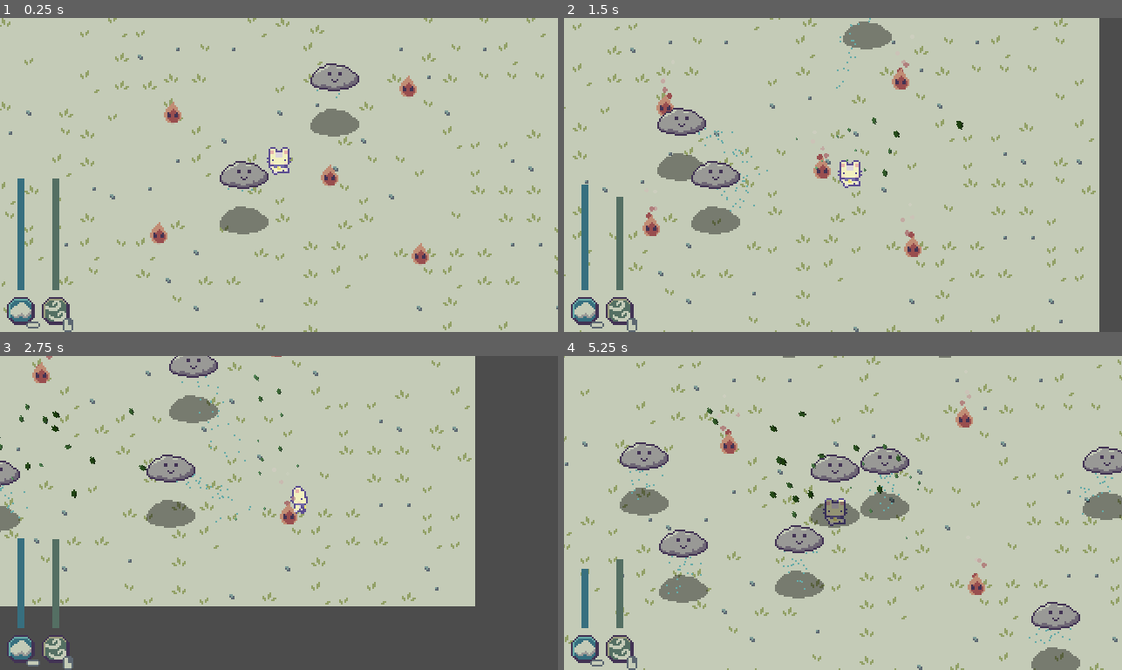
Above: before the commit, frames 1-4 (two rows, left to right).
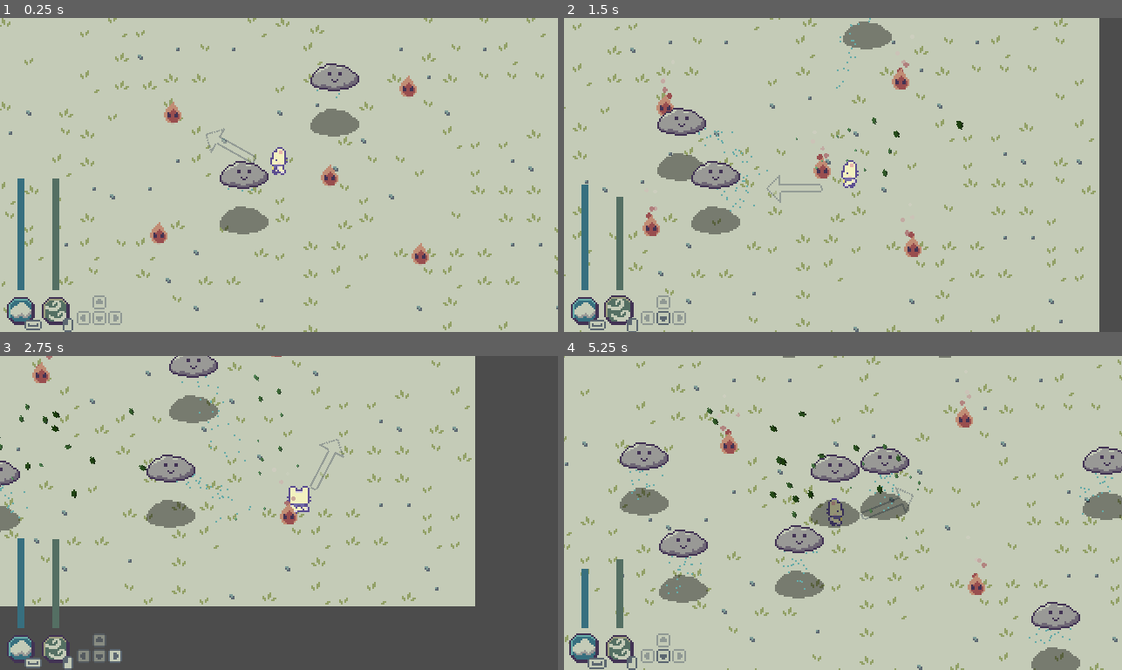
Above: after the commit, the same moments.

Repository: Boyquotes/cloud-keeper
Game: Godot game, scene res://Main.tscn
The game is run twice, just before and just after one commit, with the same random seed, the same clock (stepped at 60 frames per second) and the same inputs.
Inputs (mouse positions are in pixels of both pictures, inside the frame that each line leads up to):
- Up to frame 1 (0.25 s): no input
- Up to frame 2 (1.5 s): move the mouse to (965, 159) at 0.52 s; hold D (move_right) 0.53-1.28 s; tap Space (spawn_cloud) at 0.6 s; click (965, 159) at 0.8 s; move the mouse to (731, 190) at 1.27 s; hold S (move_down) from 1.28 s (still down); click (731, 190) at 1.35 s
- Up to frame 3 (2.75 s): tap Space (spawn_cloud) at 1.55, 2.1 s; move the mouse to (334, 443) at 2.02 s; release S (move_down) at 2.03 s; hold D (move_right) from 2.03 s (still down); click (334, 443) at 2.3 s
- Up to frame 4 (5.25 s): move the mouse to (815, 575) at 2.77 s; release D (move_right) at 2.78 s; hold W (move_up) 2.78-3.53 s; click (815, 575) at 2.85 s; tap Space (spawn_cloud) at 3.05, 3.6, 4.55, 5.1 s; move the mouse to (1010, 560) at 3.52 s; hold A (move_left) 3.53-5.03 s; click (1010, 560) at 3.8 s; move the mouse to (675, 465) at 4.27 s; click (675, 465) at 4.35 s; move the mouse to (870, 513) at 5.02 s; hold S (move_down) from 5.03 s (still down)

The runs differ from the first frame. In frame 1, 0.7% of the frame differs, in the area x 4-53%, y 35-100%; in frame 2, 0.9%, in the area x 4-54%, y 45-100%; in frame 3, 0.7%; in frame 4, 0.8%.

Commit message:
Added some ui animations for input feedback

Diff:
--- a/src/scenes/player/Player.gd
+++ b/src/scenes/player/Player.gd
@@ -29,29 +29,21 @@
 
 func update_aim_direction():
 	aim_direction = global_position.direction_to(get_global_mouse_position())
-	match aim_direction:
-		Vector2.DOWN:
-			animation_player.play("move_down")
-		Vector2.UP:
-			animation_player.play("move_up")
-		Vector2.RIGHT:
+	if aim_direction.y > 0.5:
+		animation_player.play("move_down")
+	elif aim_direction.y > -0.5:
+		if aim_direction.x > 0:
 			animation_player.play("move_right")
-		Vector2.LEFT:
+		else:
 			animation_player.play("move_left")
+	else:
+		animation_player.play("move_up")
 	wind_area.rotate(wind_area.get_angle_to(get_global_mouse_position()))
 	var angle = pivot.transform.x.angle_to(aim_direction)
 	pivot.rotate(angle - PI / 2)
 
 func move_player(delta: float):
 	direction = get_input_vector()
-	if direction == Vector2.UP:
-		animation_player.play("move_up")
-	elif direction == Vector2.DOWN:
-		animation_player.play("move_down")
-	elif direction == Vector2.LEFT:
-		animation_player.play("move_left")
-	elif direction == Vector2.RIGHT:
-		animation_player.play("move_right")
 	velocity = get_input_velocity(direction, delta)
 	velocity = move_and_slide(velocity)
 
--- a/src/scenes/player/WindArea.tscn
+++ b/src/scenes/player/WindArea.tscn
@@ -1,6 +1,7 @@
-[gd_scene load_steps=3 format=2]
+[gd_scene load_steps=4 format=2]
 
 [ext_resource path="res://scenes/player/WindArea.gd" type="Script" id=1]
+[ext_resource path="res://scenes/player/wind_arrow.png" type="Texture" id=2]
 
 [sub_resource type="CapsuleShape2D" id=1]
 radius = 30.0
@@ -13,6 +14,11 @@
 script = ExtResource( 1 )
 
 [node name="CollisionShape2D" type="CollisionShape2D" parent="."]
-position = Vector2( 50, 1 )
+position = Vector2( 50, 0 )
 rotation = 1.5708
 shape = SubResource( 1 )
+
+[node name="WindArrow" type="Sprite" parent="."]
+self_modulate = Color( 1, 1, 1, 0.470588 )
+position = Vector2( 32, 0 )
+texture = ExtResource( 2 )
--- a/src/ui/HUD.gd
+++ b/src/ui/HUD.gd
@@ -2,10 +2,38 @@
 
 onready var cloud_bar: TextureProgress = $"%CloudBar"
 onready var wind_bar: TextureProgress = $"%WindBar"
+onready var up_input: TextureRect = $"%UpInput"
+onready var left_input: TextureRect = $"%LeftInput"
+onready var down_input: TextureRect = $"%DownInput"
+onready var right_input: TextureRect = $"%RightInput"
+onready var cloud_icon: TextureRect = $"%CloudIcon"
+onready var wind_icon: TextureRect = $"%WindIcon"
+onready var cloud_tween: Tween = $"%CloudTween"
+onready var wind_tween: Tween = $"%WindTween"
 
 func _ready() -> void:
 	EventBus.connect("cloud_energy_updated", self, "_on_cloud_energy_updated")
 	EventBus.connect("wind_energy_updated", self, "_on_wind_energy_updated")
+
+func _process(delta: float) -> void:
+	set_input_modulate("move_up", up_input)
+	set_input_modulate("move_down", down_input)
+	set_input_modulate("move_left", left_input)
+	set_input_modulate("move_right", right_input)
+	if Input.is_action_just_pressed("spawn_cloud"):
+		cloud_icon.rect_pivot_offset = cloud_icon.rect_size / 2
+		cloud_tween.interpolate_property(cloud_icon, "rect_scale", Vector2.ONE * 1.3, Vector2.ONE, 0.3, Tween.TRANS_CUBIC, Tween.EASE_OUT)
+		cloud_tween.start()
+	if Input.is_action_just_pressed("wind"):
+		wind_icon.rect_pivot_offset = wind_icon.rect_size / 2
+		wind_tween.interpolate_property(wind_icon, "rect_scale", Vector2.ONE * 1.3, Vector2.ONE, 0.3, Tween.TRANS_CUBIC, Tween.EASE_OUT)
+		wind_tween.start()
+
+func set_input_modulate(action: String, input_control: Control):
+	if Input.is_action_pressed(action):
+		input_control.self_modulate = Color(1, 1, 1, 1)
+	else:
+		input_control.self_modulate = Color(1, 1, 1, 0.5)
 
 func _on_cloud_energy_updated(energy, energy_max):
 	cloud_bar.max_value = energy_max
--- a/src/ui/HUD.tscn
+++ b/src/ui/HUD.tscn
@@ -12,7 +12,7 @@
 
 [sub_resource type="AtlasTexture" id=7]
 atlas = ExtResource( 1 )
-region = Rect2( 0, 8, 8, 8 )
+region = Rect2( 0, 8, 16, 8 )
 
 [sub_resource type="AtlasTexture" id=6]
 atlas = ExtResource( 1 )
@@ -20,7 +20,23 @@
 
 [sub_resource type="AtlasTexture" id=8]
 atlas = ExtResource( 1 )
-region = Rect2( 8, 0, 8, 8 )
+region = Rect2( 0, 0, 8, 8 )
+
+[sub_resource type="AtlasTexture" id=9]
+atlas = ExtResource( 1 )
+region = Rect2( 0, 16, 8, 8 )
+
+[sub_resource type="AtlasTexture" id=10]
+atlas = ExtResource( 1 )
+region = Rect2( 0, 24, 8, 8 )
+
+[sub_resource type="AtlasTexture" id=11]
+atlas = ExtResource( 1 )
+region = Rect2( 8, 16, 8, 8 )
+
+[sub_resource type="AtlasTexture" id=12]
+atlas = ExtResource( 1 )
+region = Rect2( 8, 24, 8, 8 )
 
 [node name="HUD" type="MarginContainer"]
 anchor_right = 1.0
@@ -68,6 +84,7 @@
 nine_patch_stretch = true
 
 [node name="CloudIcon" type="TextureRect" parent="VBoxContainer/CloudMeter"]
+unique_name_in_owner = true
 margin_top = 156.0
 margin_right = 16.0
 margin_bottom = 172.0
@@ -81,6 +98,9 @@
 margin_bottom = 36.0
 texture = SubResource( 7 )
 stretch_mode = 4
+
+[node name="CloudTween" type="Tween" parent="VBoxContainer/CloudMeter/CloudIcon"]
+unique_name_in_owner = true
 
 [node name="WindMeter" type="VBoxContainer" parent="VBoxContainer"]
 margin_left = 20.0
@@ -114,6 +134,7 @@
 nine_patch_stretch = true
 
 [node name="WindIcon" type="TextureRect" parent="VBoxContainer/WindMeter"]
+unique_name_in_owner = true
 margin_top = 156.0
 margin_right = 16.0
 margin_bottom = 172.0
@@ -127,3 +148,62 @@
 margin_bottom = 36.0
 texture = SubResource( 8 )
 stretch_mode = 4
+
+[node name="WindTween" type="Tween" parent="VBoxContainer/WindMeter/WindIcon"]
+unique_name_in_owner = true
+
+[node name="MoveInputs" type="VBoxContainer" parent="VBoxContainer"]
+margin_left = 40.0
+margin_right = 66.0
+margin_bottom = 172.0
+custom_constants/separation = 1
+alignment = 2
+
+[node name="HBoxContainer" type="HBoxContainer" parent="VBoxContainer/MoveInputs"]
+margin_top = 155.0
+margin_right = 26.0
+margin_bottom = 163.0
+custom_constants/separation = 1
+alignment = 1
+
+[node name="UpInput" type="TextureRect" parent="VBoxContainer/MoveInputs/HBoxContainer"]
+unique_name_in_owner = true
+self_modulate = Color( 1, 1, 1, 0.5 )
+margin_left = 9.0
+margin_right = 17.0
+margin_bottom = 8.0
+texture = SubResource( 9 )
+stretch_mode = 4
+
+[node name="HBoxContainer2" type="HBoxContainer" parent="VBoxContainer/MoveInputs"]
+margin_top = 164.0
+margin_right = 26.0
+margin_bottom = 172.0
+custom_constants/separation = 1
+alignment = 1
+
+[node name="LeftInput" type="TextureRect" parent="VBoxContainer/MoveInputs/HBoxContainer2"]
+unique_name_in_owner = true
+self_modulate = Color( 1, 1, 1, 0.5 )
+margin_right = 8.0
+margin_bottom = 8.0
+texture = SubResource( 10 )
+stretch_mode = 4
+
+[node name="DownInput" type="TextureRect" parent="VBoxContainer/MoveInputs/HBoxContainer2"]
+unique_name_in_owner = true
+self_modulate = Color( 1, 1, 1, 0.5 )
+margin_left = 9.0
+margin_right = 17.0
+margin_bottom = 8.0
+texture = SubResource( 11 )
+stretch_mode = 4
+
+[node name="RightInput" type="TextureRect" parent="VBoxContainer/MoveInputs/HBoxContainer2"]
+unique_name_in_owner = true
+self_modulate = Color( 1, 1, 1, 0.5 )
+margin_left = 18.0
+margin_right = 26.0
+margin_bottom = 8.0
+texture = SubResource( 12 )
+stretch_mode = 4
Binary file added: src/scenes/player/wind_arrow.png
Not shown, added: src/scenes/player/wind_arrow.png.import
Not shown: 1 places in src/ui/HUD.tscn that only renumber resources
Binary file changed: src/ui/icons.png
